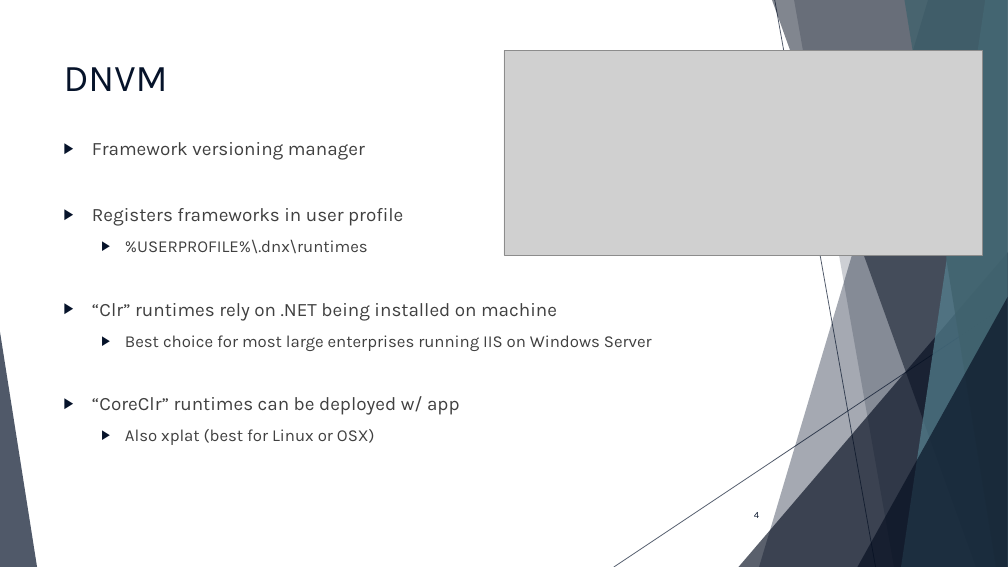
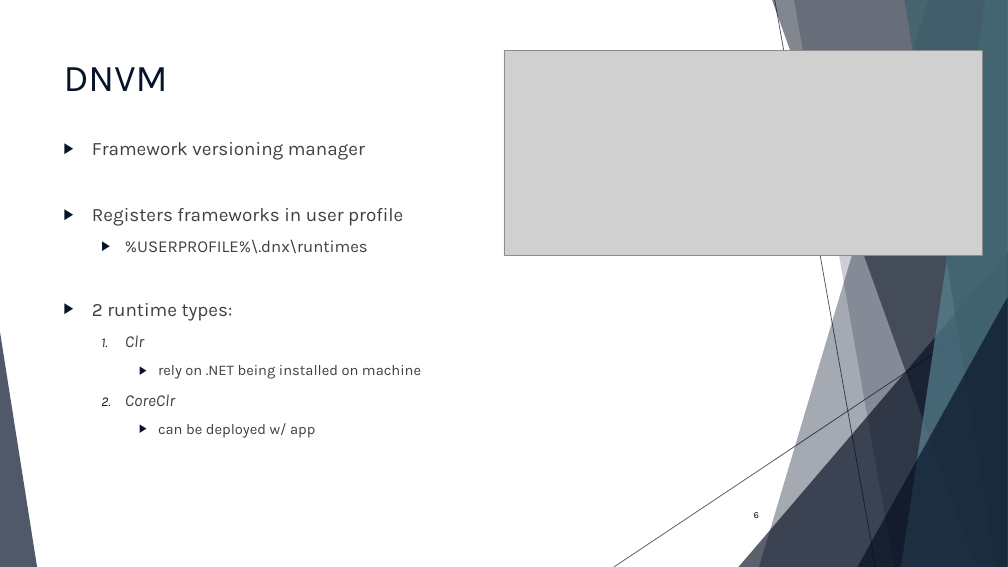
Before and after one commit to scottaddie/slide-decks, a slide deck: slide 6 of Getting Started with ASP.NET 5 in VS Code.pptx (slide 4 before the commit). Drawn at 1008x567 pixels with LibreOffice and Linux fonts; fonts in the diff are those of the drawing; grey boxes stand for pictures. Boxes give left, top, right and bottom in pixels: in the first picture for what was removed or moved away, otherwise in the second. Text is boxed around its words. In the diff, an @@ line names an element or a change of style, - is before the commit and + after.

Commit message:
Add New Choices slide

```diff
--- a/Getting Started with ASP.NET 5 in VS Code.pptx
+++ b/Getting Started with ASP.NET 5 in VS Code.pptx
@@ text at <box>92,303,421,438</box>: text changed; size 16 to 14 pt @@
-▶ “Clr” runtimes rely on .NET being installed on machine
-  ▶ Best choice for most large enterprises running IIS on Windows Server
-▶ “CoreClr” runtimes can be deployed w/ app
-  ▶ Also xplat (best for Linux or OSX)
+▶ 2 runtime types:
+  1. Clr
+    ▶ rely on .NET being installed on machine
+  2. CoreClr
+    ▶ can be deployed w/ app
@@ page number at <box>754,512,759,518</box>: text changed @@
-4
+6
```
Also in this commit, not shown: 1 other slide changed, 2 slides added.
